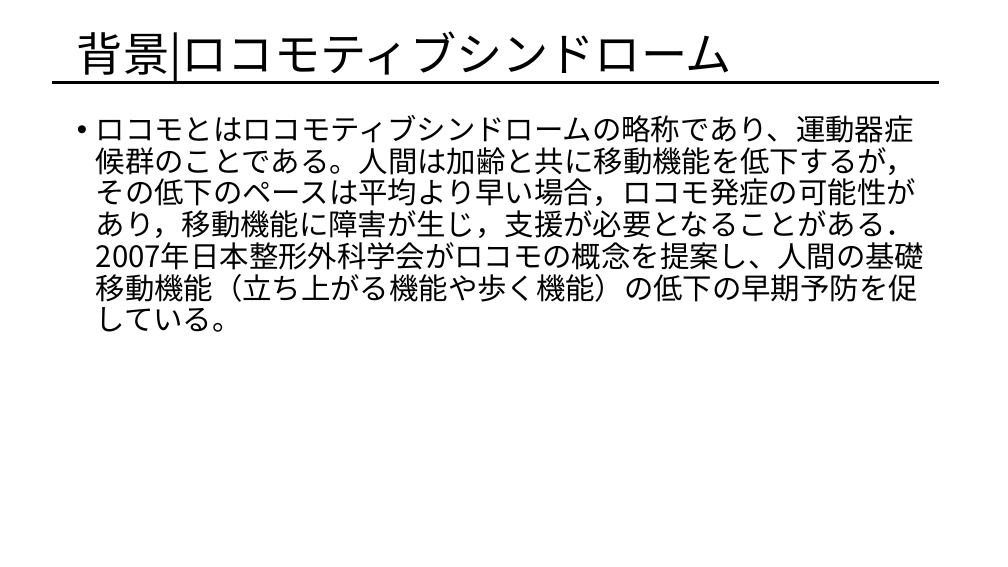
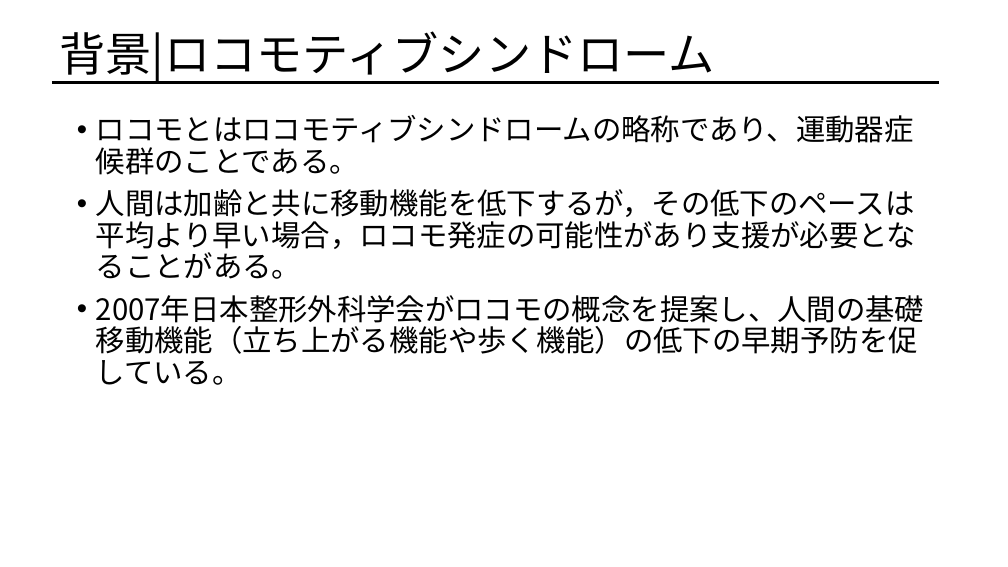
Before and after one commit to afiqfadzil/pythonProject1, a slide deck: slide 3 of LOCOMOTION.pptx. Drawn at 1008x567 pixels with LibreOffice and Linux fonts; fonts in the diff are those of the drawing. Boxes give left, top, right and bottom in pixels: in the first picture for what was removed or moved away, otherwise in the second. Text is boxed around its words. In the diff, an @@ line names an element or a change of style, - is before the commit and + after.

Commit message:
ppt update

```diff
--- a/LOCOMOTION.pptx
+++ b/LOCOMOTION.pptx
@@ title "背景|ロコモティブシンドローム": place and size @@
-title "背景|ロコモティブシンドローム" at box(77, 31, 732, 83)
+title "背景|ロコモティブシンドローム" at box(59, 31, 714, 83)
@@ text at box(96, 115, 925, 385): text changed @@
-• ロコモとはロコモティブシンドロームの略称であり、運動器症候群のことである。人間は加齢と共に移動機能を低下するが，その低下のペースは平均より早い場合，ロコモ発症の可能性があり，移動機能に障害が生じ，支援が必要となることがある．2007年日本整形外科学会がロコモの概念を提案し、人間の基礎移動機能（立ち上がる機能や歩く機能）の低下の早期予防を促している。
+• ロコモとはロコモティブシンドロームの略称であり、運動器症候群のことである。
+• 人間は加齢と共に移動機能を低下するが，その低下のペースは平均より早い場合，ロコモ発症の可能性があり支援が必要となることがある。
+• 2007年日本整形外科学会がロコモの概念を提案し、人間の基礎移動機能（立ち上がる機能や歩く機能）の低下の早期予防を促している。
```
Also in this commit, not shown: 21 other slides changed, 2 slides added, 5 other files.
